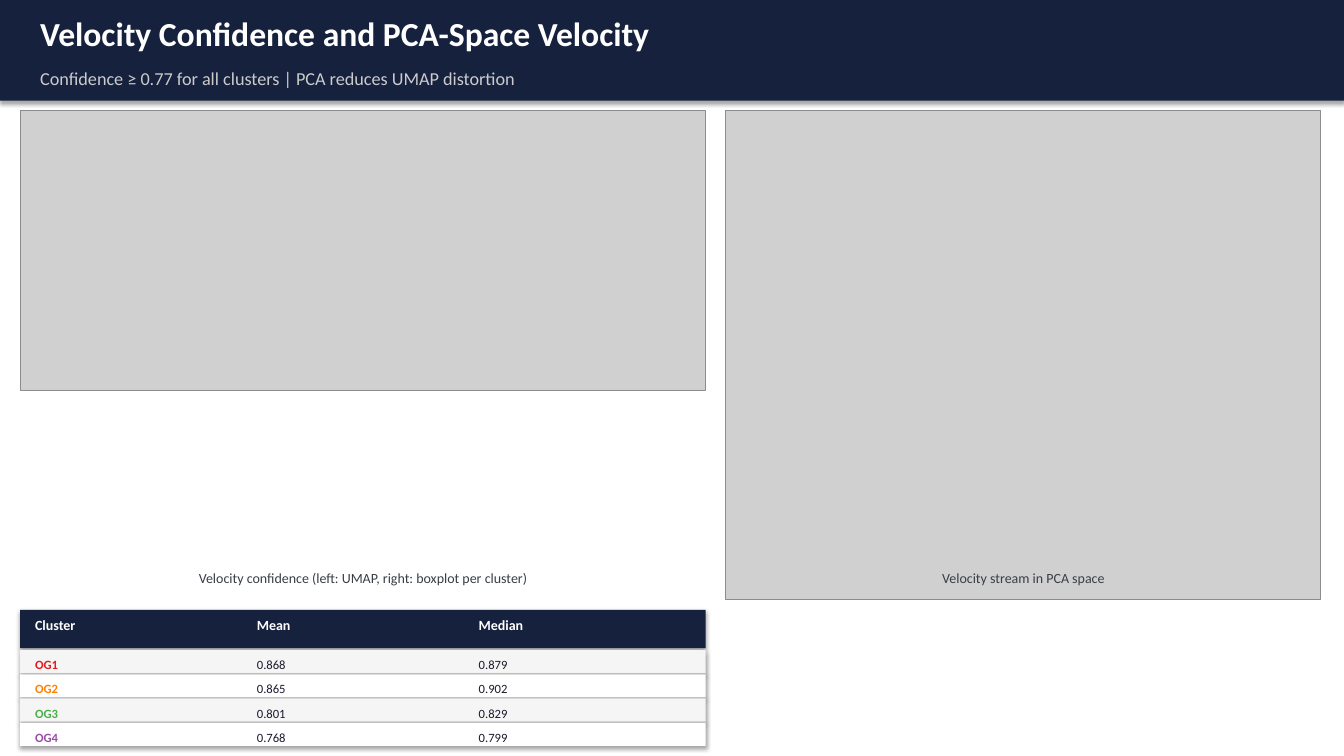
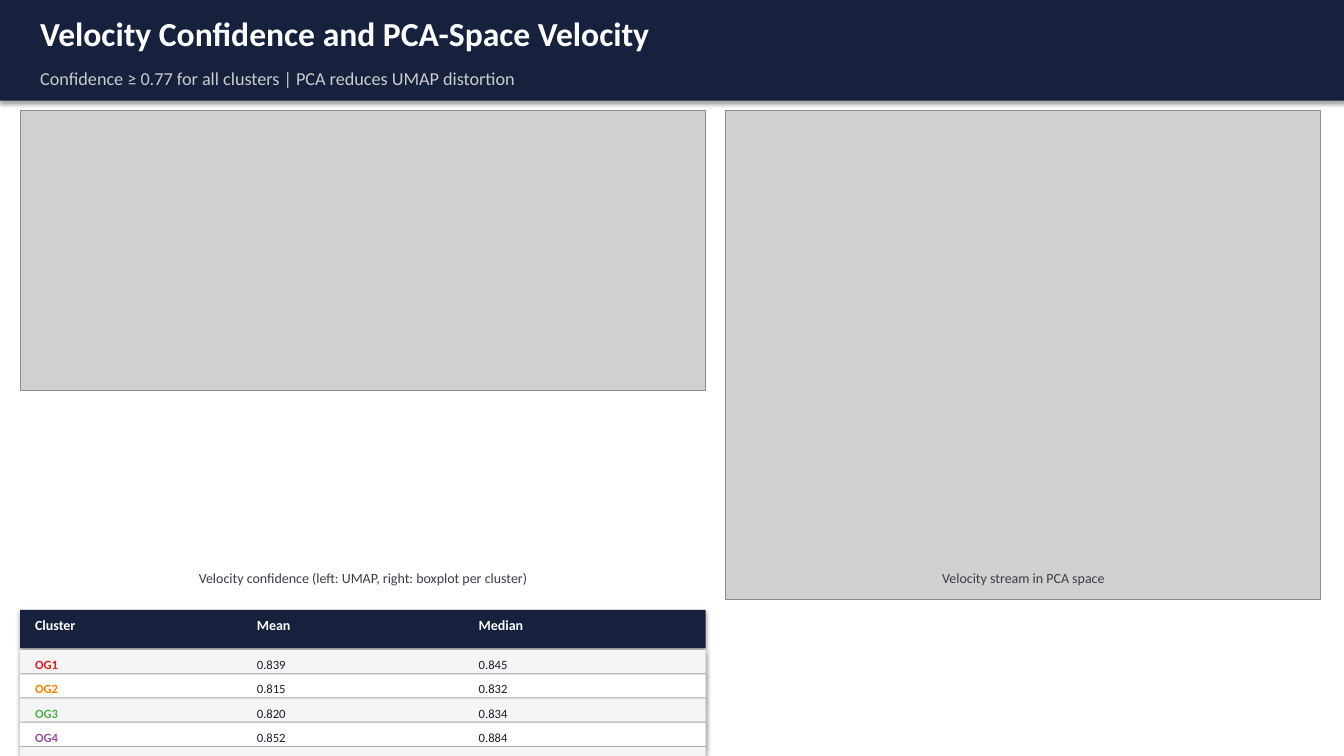
Before and after one commit to miuraTakashi/SutureRNAVelocity, a slide deck: slide 11 of SutureRNAVelocity_Results.pptx. Drawn at 1344x756 pixels with LibreOffice and Linux fonts; fonts in the diff are those of the drawing; grey boxes stand for pictures. Boxes give left, top, right and bottom in pixels: in the first picture for what was removed or moved away, otherwise in the second. Text is boxed around its words. In the diff, an @@ line names an element or a change of style, - is before the commit and + after.

```diff
--- a/SutureRNAVelocity_Results.pptx
+++ b/SutureRNAVelocity_Results.pptx
@@ text at [257,660,286,669]: text changed @@
-0.868
+0.839
@@ text at [257,684,286,693]: text changed @@
-0.865
+0.815
@@ text at [479,660,508,669]: text changed @@
-0.879
+0.845
@@ text at [479,684,508,693]: text changed @@
-0.902
+0.832
@@ text at [257,709,286,718]: text changed @@
-0.801
+0.820
@@ text at [479,709,508,718]: text changed @@
-0.829
+0.834
@@ rectangle added at [20,747,706,756], fill #F5F5F5 @@
@@ text added at [25,749,227,756], 9 pt, text #377EB8, bold @@
+PO1
@@ text added at [247,749,449,756], 9 pt, text #1A1A2E @@
+0.822
@@ text at [257,733,286,742]: text changed @@
-0.768
+0.852
@@ text added at [469,749,670,756], 9 pt, text #1A1A2E @@
+0.849
@@ text at [479,733,508,742]: text changed @@
-0.799
+0.884
```
Also in this commit, not shown: 6 other slides changed, 16 other files.
